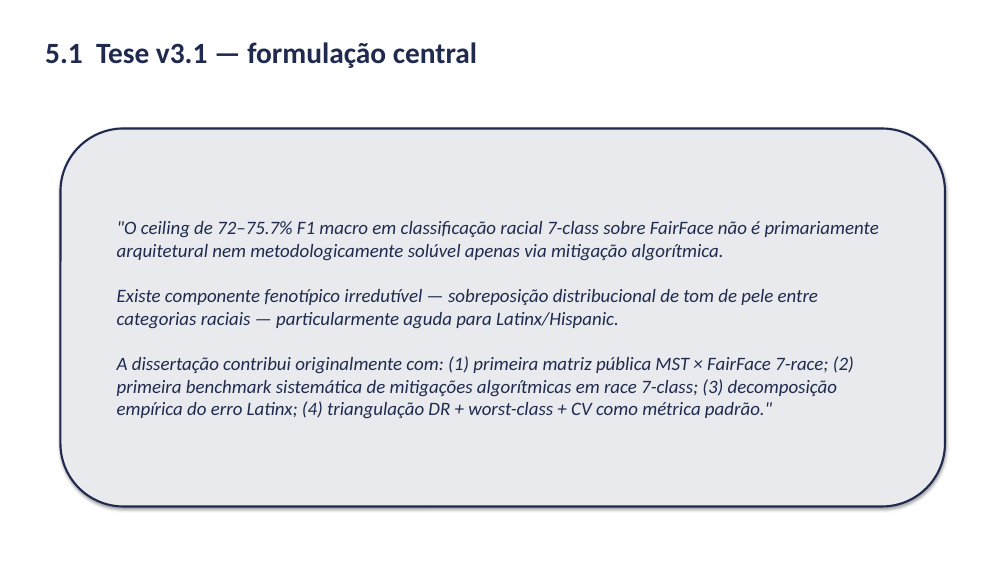
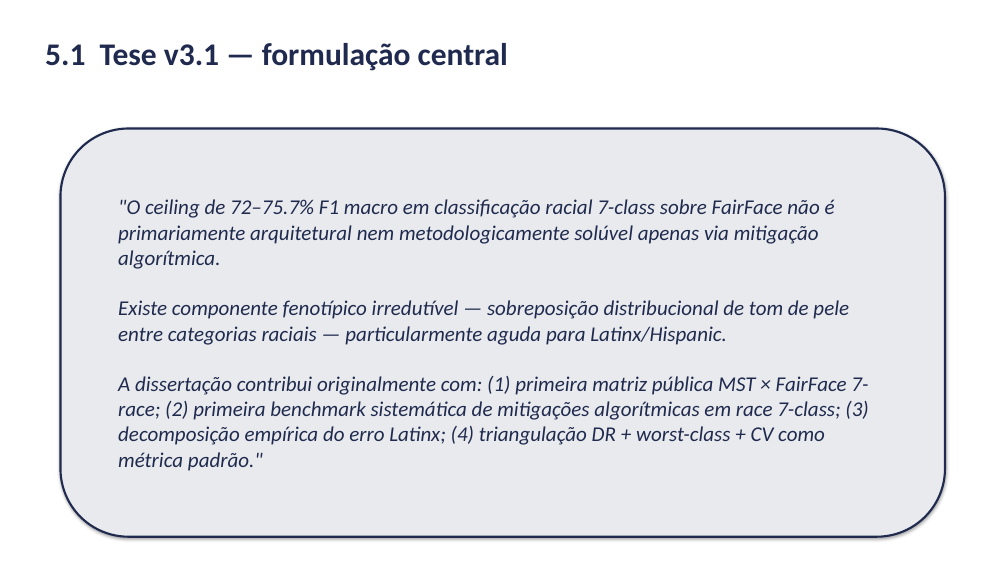
Before and after one commit to marcellozzetti/Facial-Recognition-Models-Mitigating-Bias, a slide deck: slide 30 of docs/ativo/material_reuniao_orientador_2026-06.pptx (slide 31 before the commit). Drawn at 1008x567 pixels with LibreOffice and Linux fonts; fonts in the diff are those of the drawing. Boxes give left, top, right and bottom in pixels: in the first picture for what was removed or moved away, otherwise in the second. Text is boxed around its words. In the diff, an @@ line names an element or a change of style, - is before the commit and + after.

```diff
--- a/docs/ativo/material_reuniao_orientador_2026-06.pptx
+++ b/docs/ativo/material_reuniao_orientador_2026-06.pptx
@@ text "5.1 Tese v3.1 — formulação ..." at [45, 43, 508, 71]: size 28 to 30 pt @@
@@ rounded rectangle ""O ceiling de 72–75.7% F1 ...": place and size @@
-rounded rectangle ""O ceiling de 72–75.7% F1 ..." at [60, 129, 945, 507]
+rounded rectangle ""O ceiling de 72–75.7% F1 ..." at [60, 129, 945, 537]
@@ rounded rectangle ""O ceiling de 72–75.7% F1 ..." at [60, 129, 945, 537]: size 18 to 20 pt @@
```
Also in this commit, not shown: 31 other slides changed, 2 slides added, 10 slides removed, 1 other file.
